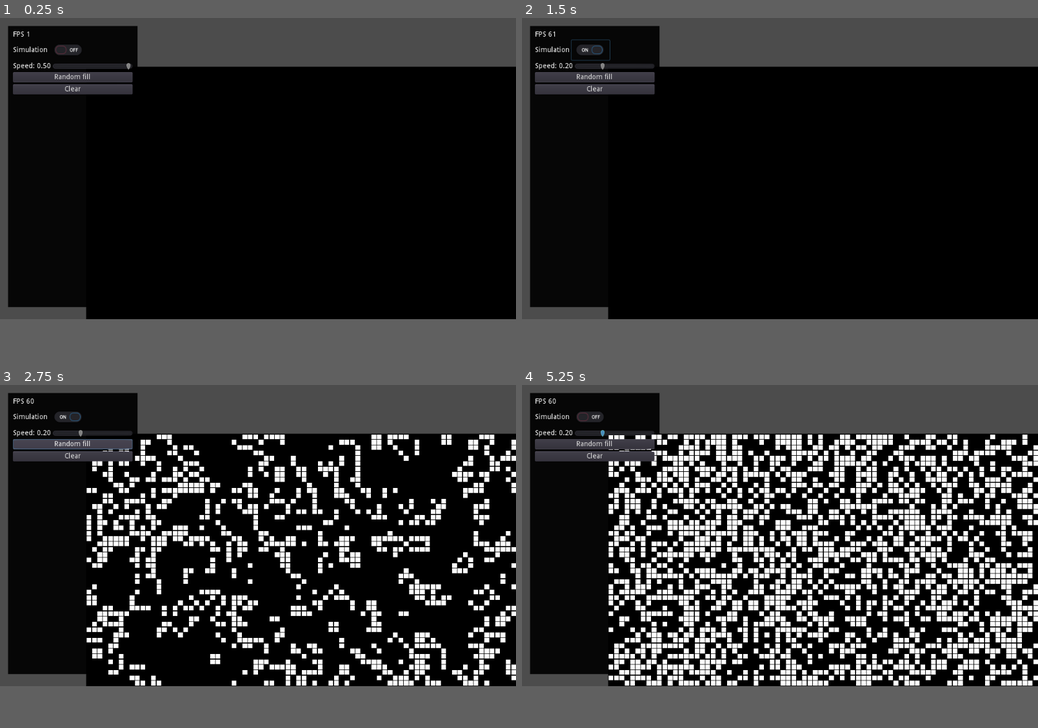
Above: before the commit, frames 1-4 (two rows, left to right).
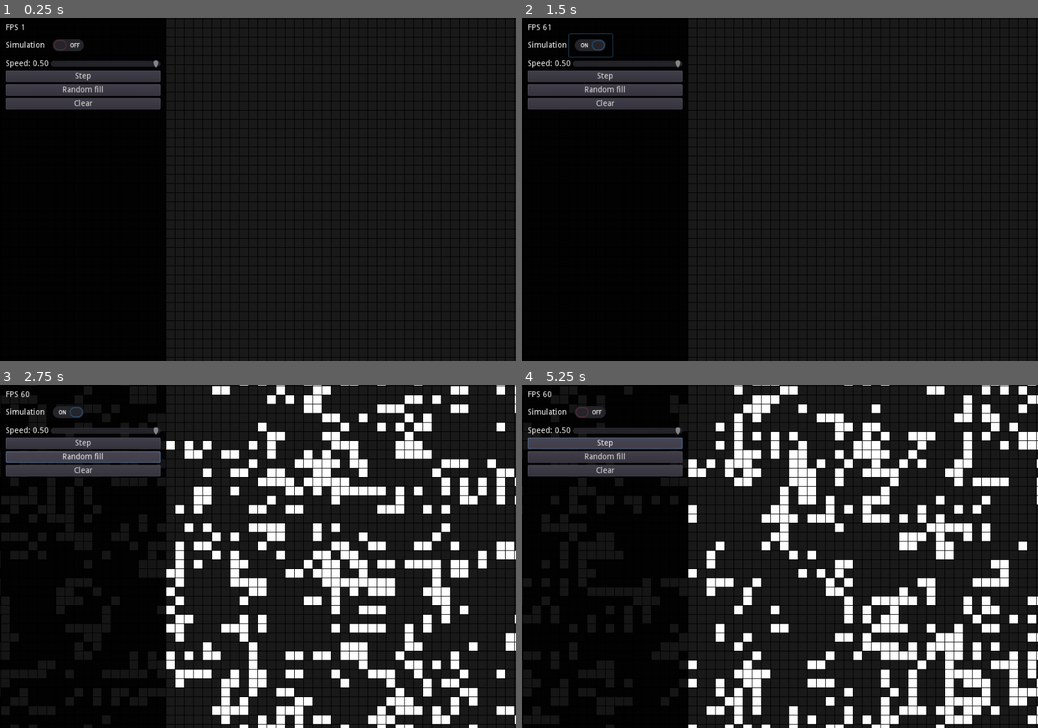
Above: after the commit, the same moments.

Repository: shunlog/game_of_life
Game: Godot game, scene res://Game.tscn
Two runs of this game, one before a commit and one after it. Both use one fixed random seed, a clock stepped at 60 frames per second and the inputs below.
Inputs (mouse positions are in pixels of both pictures, inside the frame that each line leads up to; where the layout moved, square brackets give the same spot in the first picture):
- Up to frame 1 (0.25 s): no input
- Up to frame 2 (1.5 s): click (604, 69) at 0.5 s, where only the run after the commit has a clickable "Step"; click (589, 42) [589, 48] at 1.25 s
- Up to frame 3 (2.75 s): click "Random fill" at 2 s
- Up to frame 4 (5.25 s): click "Clear" at 2.75 s; click (589, 409) [589, 415] at 3.5 s; click "Random fill" at 4.25 s; click (604, 436) at 5 s, where only the run after the commit has a clickable "Step"
The window is 800x468 before the commit and 800x533 after it. Grey fills any space a smaller window leaves; there, only what the larger window draws over its background counts as a difference.

The runs differ from the first frame. In frame 1, 54% of the frame differs, in the area x 0-100%, y 0-100%; in frame 2, 54%; in frame 3, 61%; in frame 4, 63%.

Commit message:
cell grid

Diff:
--- a/Game.tscn
+++ b/Game.tscn
@@ -29,10 +29,8 @@
 [node name="HUD" type="CanvasLayer" parent="."]
 
 [node name="Panel" type="Panel" parent="HUD"]
-margin_left = 16.0
-margin_top = 16.0
-margin_right = 273.0
-margin_bottom = 576.0
+anchor_bottom = 1.0
+margin_right = 290.0
 custom_styles/panel = SubResource( 2 )
 
 [node name="ScrollContainer" type="ScrollContainer" parent="HUD/Panel"]
@@ -44,19 +42,19 @@
 margin_bottom = -10.0
 
 [node name="VBoxContainer" type="VBoxContainer" parent="HUD/Panel/ScrollContainer"]
-margin_right = 237.0
-margin_bottom = 126.0
+margin_right = 270.0
+margin_bottom = 150.0
 size_flags_horizontal = 3
 
 [node name="LabelFPS" type="Label" parent="HUD/Panel/ScrollContainer/VBoxContainer"]
-margin_right = 237.0
+margin_right = 270.0
 margin_bottom = 14.0
 text = "FPS"
 script = ExtResource( 5 )
 
 [node name="HBoxContainer2" type="HBoxContainer" parent="HUD/Panel/ScrollContainer/VBoxContainer"]
 margin_top = 18.0
-margin_right = 237.0
+margin_right = 270.0
 margin_bottom = 58.0
 
 [node name="LabelPaused" type="Label" parent="HUD/Panel/ScrollContainer/VBoxContainer/HBoxContainer2"]
@@ -74,7 +72,7 @@
 
 [node name="HBoxContainer" type="HBoxContainer" parent="HUD/Panel/ScrollContainer/VBoxContainer"]
 margin_top = 62.0
-margin_right = 237.0
+margin_right = 270.0
 margin_bottom = 78.0
 
 [node name="LabelSpeed" type="Label" parent="HUD/Panel/ScrollContainer/VBoxContainer/HBoxContainer"]
@@ -86,7 +84,7 @@
 
 [node name="HSliderSpeed" type="HSlider" parent="HUD/Panel/ScrollContainer/VBoxContainer/HBoxContainer"]
 margin_left = 47.0
-margin_right = 237.0
+margin_right = 270.0
 margin_bottom = 16.0
 size_flags_horizontal = 3
 min_value = 0.05
@@ -95,27 +93,33 @@
 value = 0.05
 script = ExtResource( 4 )
 
+[node name="ButtonStep" type="Button" parent="HUD/Panel/ScrollContainer/VBoxContainer"]
+margin_top = 82.0
+margin_right = 270.0
+margin_bottom = 102.0
+text = "Step"
+
 [node name="ButtonRandom" type="Button" parent="HUD/Panel/ScrollContainer/VBoxContainer"]
-margin_top = 82.0
-margin_right = 237.0
-margin_bottom = 102.0
+margin_top = 106.0
+margin_right = 270.0
+margin_bottom = 126.0
 text = "Random fill"
 
 [node name="ButtonClear" type="Button" parent="HUD/Panel/ScrollContainer/VBoxContainer"]
-margin_top = 106.0
-margin_right = 237.0
-margin_bottom = 126.0
+margin_top = 130.0
+margin_right = 270.0
+margin_bottom = 150.0
 text = "Clear"
 
 [node name="Camera2D" type="Camera2D" parent="."]
-position = Vector2( 512, 304 )
+position = Vector2( 481, 331 )
 current = true
-zoom = Vector2( 1.5, 1.5 )
 script = ExtResource( 2 )
 
 [connection signal="pause_state_changed" from="." to="HUD/Panel/ScrollContainer/VBoxContainer/HBoxContainer2/CheckButtonSimulation" method="_on_Root_pause_state_changed"]
 [connection signal="toggled" from="HUD/Panel/ScrollContainer/VBoxContainer/HBoxContainer2/CheckButtonSimulation" to="." method="_on_CheckButtonSimulation_toggled"]
 [connection signal="value_changed" from="HUD/Panel/ScrollContainer/VBoxContainer/HBoxContainer/HSliderSpeed" to="." method="_on_HSlider_value_changed"]
 [connection signal="value_changed" from="HUD/Panel/ScrollContainer/VBoxContainer/HBoxContainer/HSliderSpeed" to="HUD/Panel/ScrollContainer/VBoxContainer/HBoxContainer/LabelSpeed" method="_on_HSliderSpeed_value_changed"]
+[connection signal="button_down" from="HUD/Panel/ScrollContainer/VBoxContainer/ButtonStep" to="." method="_on_ButtonStep_button_down"]
 [connection signal="button_down" from="HUD/Panel/ScrollContainer/VBoxContainer/ButtonRandom" to="." method="_on_Random_button_down"]
 [connection signal="button_down" from="HUD/Panel/ScrollContainer/VBoxContainer/ButtonClear" to="." method="_on_ButtonClear_button_down"]
--- a/Grid.gd
+++ b/Grid.gd
@@ -1,9 +1,10 @@
 class_name Grid extends Node2D
 
 var pixel_size = 16
-var COLOR_ON : Color = Color(255, 255, 255)
-var COLOR_OFF : Color = Color(0, 0, 0)
-var MARGIN := 2
+var COLOR_ON : Color = Color(1, 1, 1)
+var COLOR_OFF : Color = Color(0.1, 0.1, 0.1)
+var COLOR_GRID : Color = Color(0, 0, 0)
+var MARGIN := 1
 var m : Array = [[]]
 
 func _ready():
@@ -16,11 +17,10 @@
 func _draw():
 	var W = m.size()
 	var H = m[0].size()
-	draw_rect(Rect2(0, 0, W*pixel_size, H*pixel_size), COLOR_OFF)
+	draw_rect(Rect2(0, 0, W*pixel_size, H*pixel_size), COLOR_GRID)
 	for x in range(W):
 		for y in range(H):
-			if m[x][y]:
-				_draw_cell(Vector2(x, y))
+			_draw_cell(Vector2(x, y), COLOR_ON if m[x][y] else COLOR_OFF)
 
 func world_to_map(p:Vector2):
 	return Vector2(floor(p.x / pixel_size), floor(p.y / pixel_size))
--- a/Root.gd
+++ b/Root.gd
@@ -27,11 +27,12 @@
 			else:
 				_draw = false
 	elif event.is_action_pressed("step"):
-		aut.step()
-
+		_step()
 	elif event.is_action_pressed("pause"):
 		_pause_toggle()
 
+func _step():
+	aut.step()
 
 func _process(delta):
 	if not _paused:
@@ -55,3 +56,6 @@
 
 func _on_CheckButtonSimulation_toggled(_button_pressed):
 	_pause_toggle()
+
+func _on_ButtonStep_button_down():
+	_step()
--- a/project.godot
+++ b/project.godot
@@ -30,6 +30,13 @@
 run/main_scene="res://Game.tscn"
 config/icon="res://icon.png"
 
+[display]
+
+window/size/width=1920
+window/size/height=1080
+window/size/test_width=900
+window/size/test_height=600
+
 [global]
 
 grid=false
